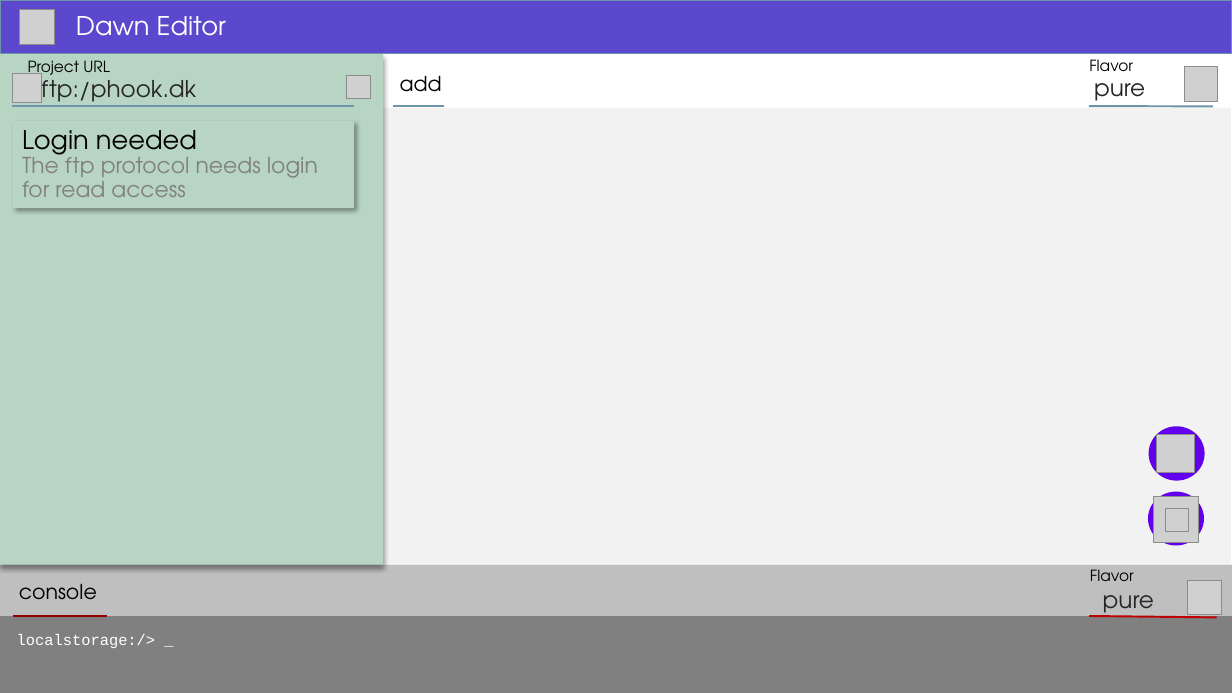
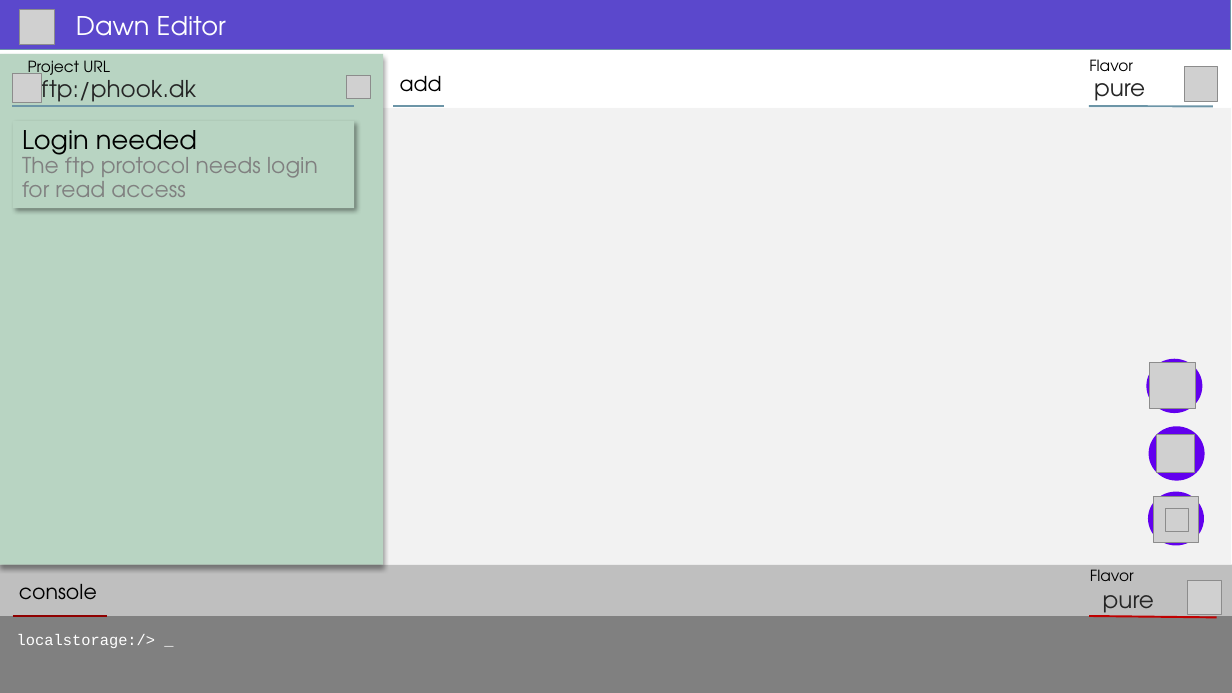
Before and after one commit to phook/Dawn, a slide deck: slide 2 of Editor Google Material Mockup.pptx. Drawn at 1232x693 pixels with LibreOffice and Linux fonts; fonts in the diff are those of the drawing; grey boxes stand for pictures. Boxes give left, top, right and bottom in pixels: in the first picture for what was removed or moved away, otherwise in the second. Text is boxed around its words. In the diff, an @@ line names an element or a change of style, - is before the commit and + after.

```diff
--- a/Editor Google Material Mockup.pptx
+++ b/Editor Google Material Mockup.pptx
@@ rectangle: place and size @@
-rectangle at <box>0,0,1232,54</box>
+rectangle at <box>0,0,1231,50</box>
@@ ellipse added at <box>1147,359,1203,413</box>, fill #6200EE @@
@@ picture added at <box>1150,362,1196,409</box> @@
```
Also in this commit, not shown: 49 other files.
